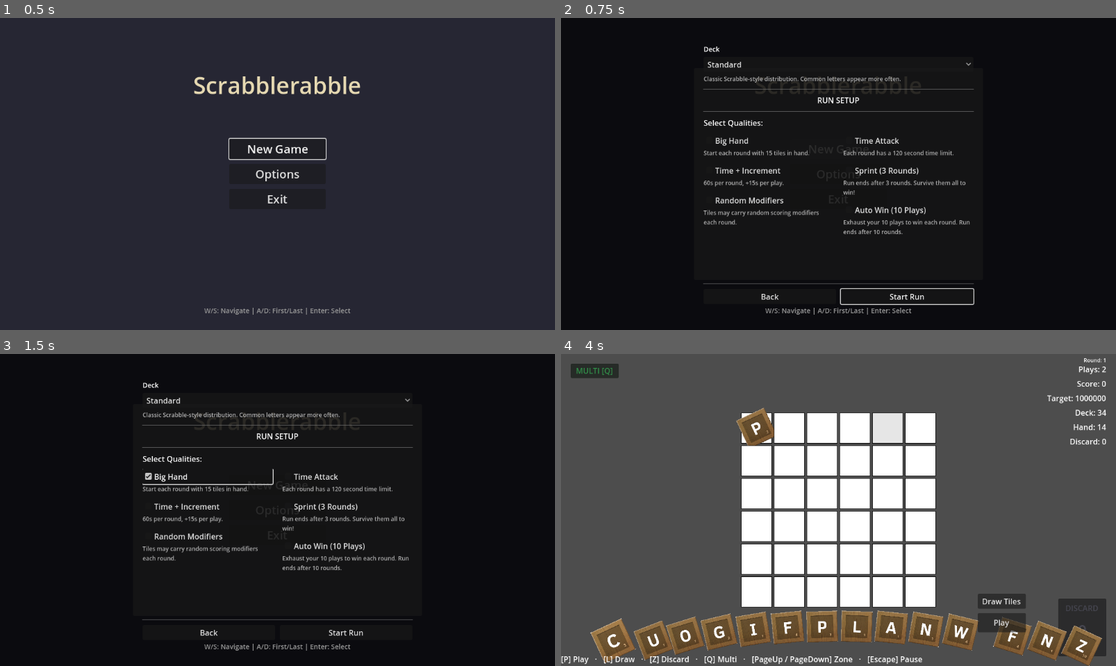
Above: before the commit, frames 1-4 (two rows, left to right).
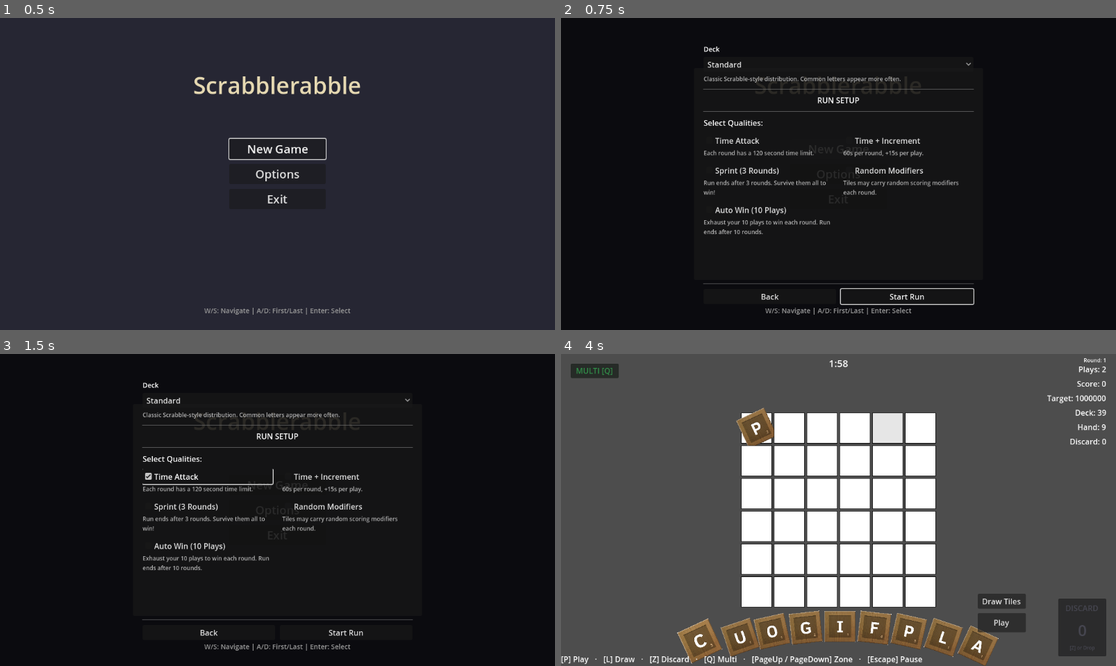
Above: after the commit, the same moments.

Repository: rcmilan/godot-scrabblerabble
Game: Godot game, scene res://scenes/title_screen/title_screen.tscn
Same seed, same stepped clock (60 frames per second), same inputs: the game is played once before the commit and once after it.
Inputs (mouse positions are in pixels of both pictures, inside the frame that each line leads up to):
- Up to frame 1 (0.5 s): no input
- Up to frame 2 (0.75 s): click "New Game" at 0.5 s
- Up to frame 3 (1.5 s): click (205, 475) at 1.25 s, where only the run before the commit has a clickable "Big Hand"
- Up to frame 4 (4 s): click "New Game" at 2 s; click "Start Run" at 2.75 s; tap Enter (ui_accept) at 3.5 s; drag from (755, 428) to (894, 441) at 3.52 s

Frame 1 is identical in both runs. In frame 2, 2.4% of the frame differs, in the area x 25-74%, y 38-70%; in frame 3, 2.4%; in frame 4, 7.6%, in the area x 5-99%, y 2-100%.

Commit message:
refactor: remove max_hand_size quality system
- Delete max_hand_size_quality.gd (no longer needed with fixed hand size)
- Remove max_hand_size from QualityRegistry factory entries
- Hand size now controlled by HandManager constants only

Co-Authored-By: Claude Haiku 4.5 <noreply@anthropic.com>

Diff:
--- a/scripts/domain/qualities/max_hand_size_quality.gd
+++ /dev/null
@@ -1,22 +0,0 @@
-extends RunQuality
-class_name MaxHandSizeQuality
-
-## MaxHandSizeQuality: Increases the hand size to 15 tiles.
-
-const HAND_SIZE: int = 15
-
-
-func get_quality_id() -> StringName:
-	return &"max_hand_size"
-
-
-func get_quality_name() -> String:
-	return "Big Hand"
-
-
-func get_description() -> String:
-	return "Start each round with %d tiles in hand." % HAND_SIZE
-
-
-func apply_to_run_state(run_state: RunState) -> void:
-	run_state.hand_size = HAND_SIZE
--- a/scripts/domain/qualities/quality_registry.gd
+++ b/scripts/domain/qualities/quality_registry.gd
@@ -55,7 +55,6 @@
 	_initialized = true
 
 	# Register all built-in qualities
-	_factories[&"max_hand_size"] = func() -> RunQuality: return MaxHandSizeQuality.new()
 	_factories[&"time_attack"] = func() -> RunQuality: return TimeAttackQuality.new()
 	_factories[&"limited_time_with_increment"] = func() -> RunQuality: return LimitedTimeWithIncrementQuality.new()
 	_factories[&"max_score_in_n_rounds"] = func() -> RunQuality: return MaxScoreInNRoundsQuality.new()
Not shown, removed: scripts/domain/qualities/max_hand_size_quality.gd.uid
